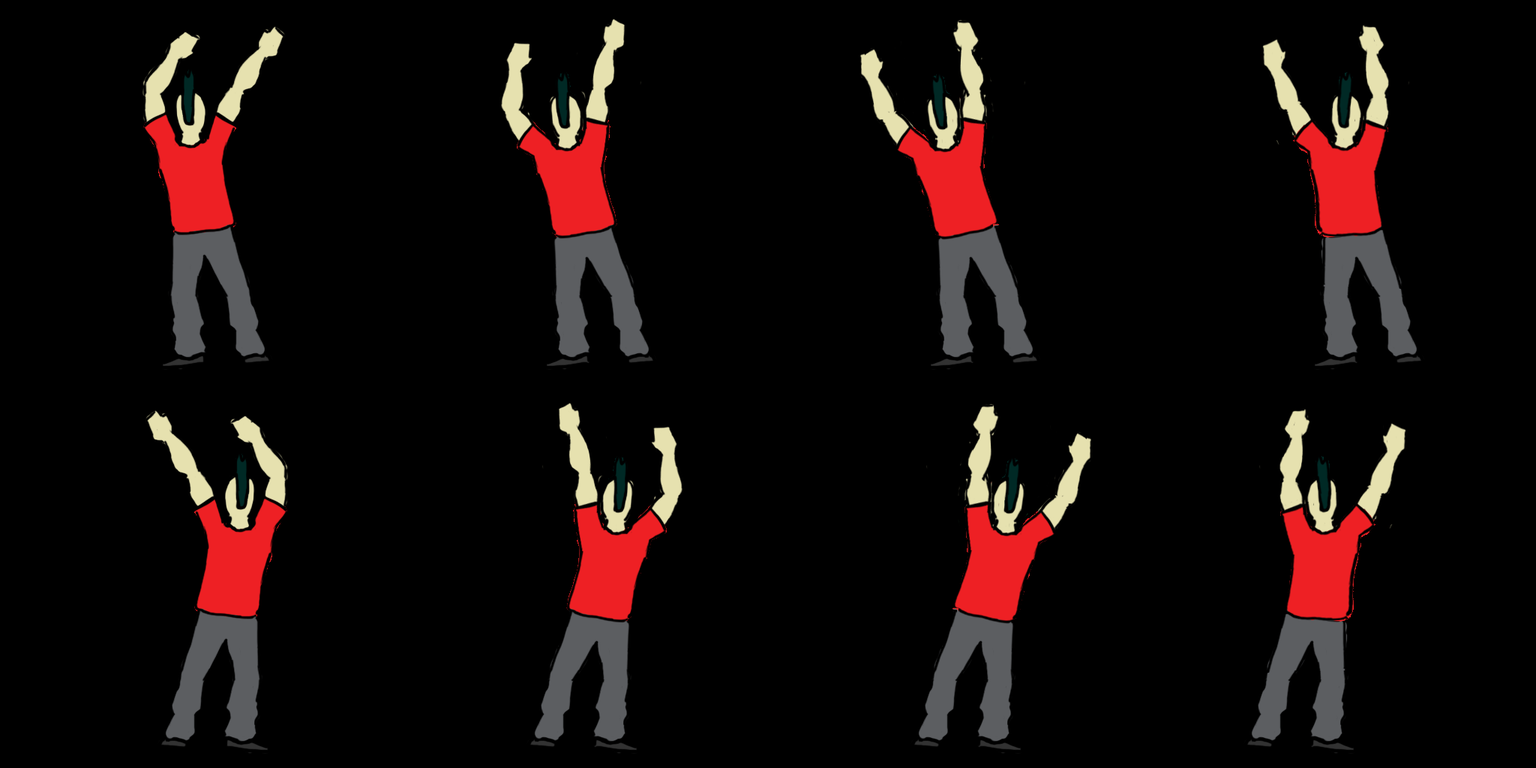
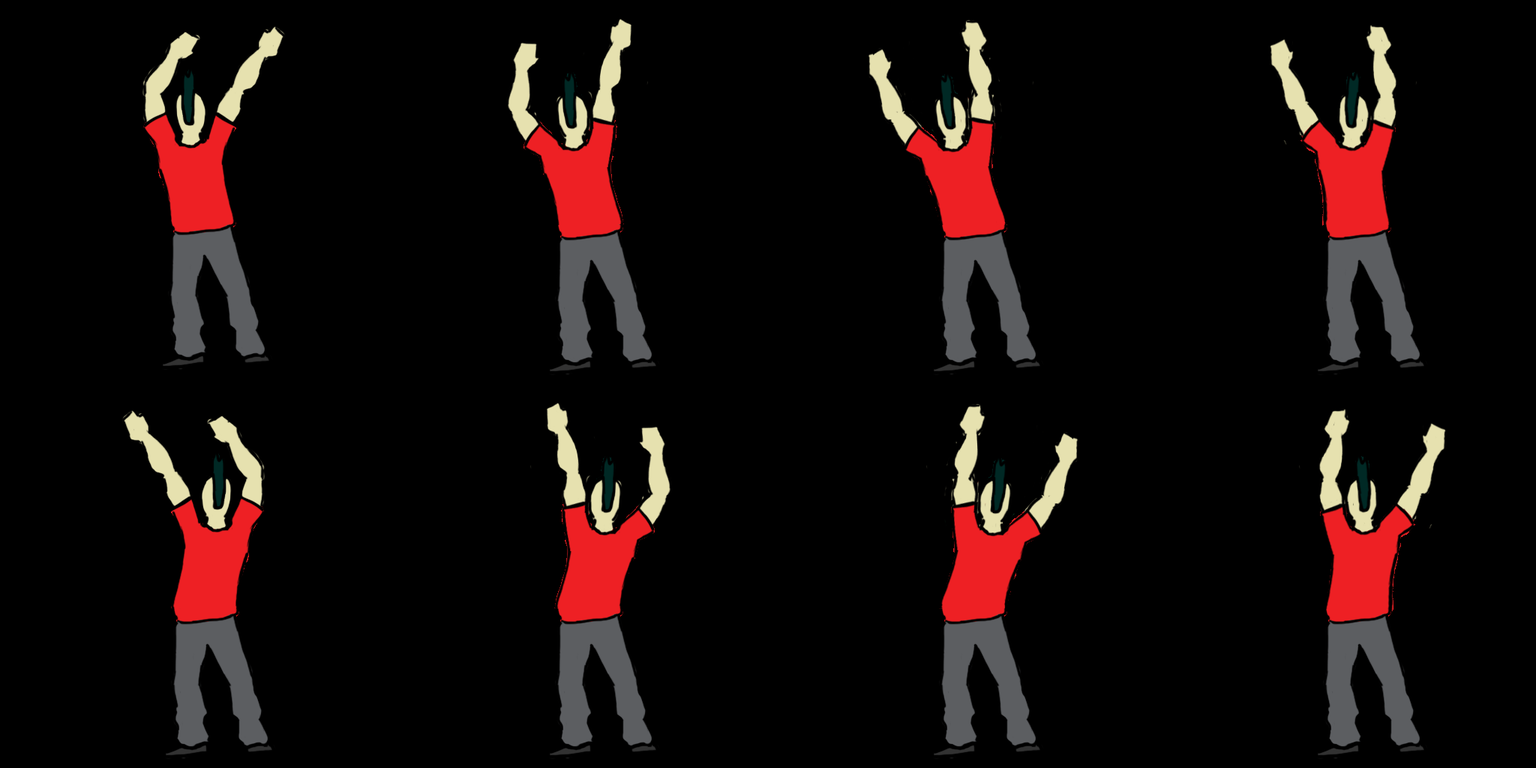
Two versions of the same layered image (1536 x 768). Layer-by-layer changes:
renamed "Sprite 8 copie" to "Calque 1 copie 6", painted on it over [122, 17, 1446, 759]
hid "Layer 1" over [122, 17, 1446, 759]
